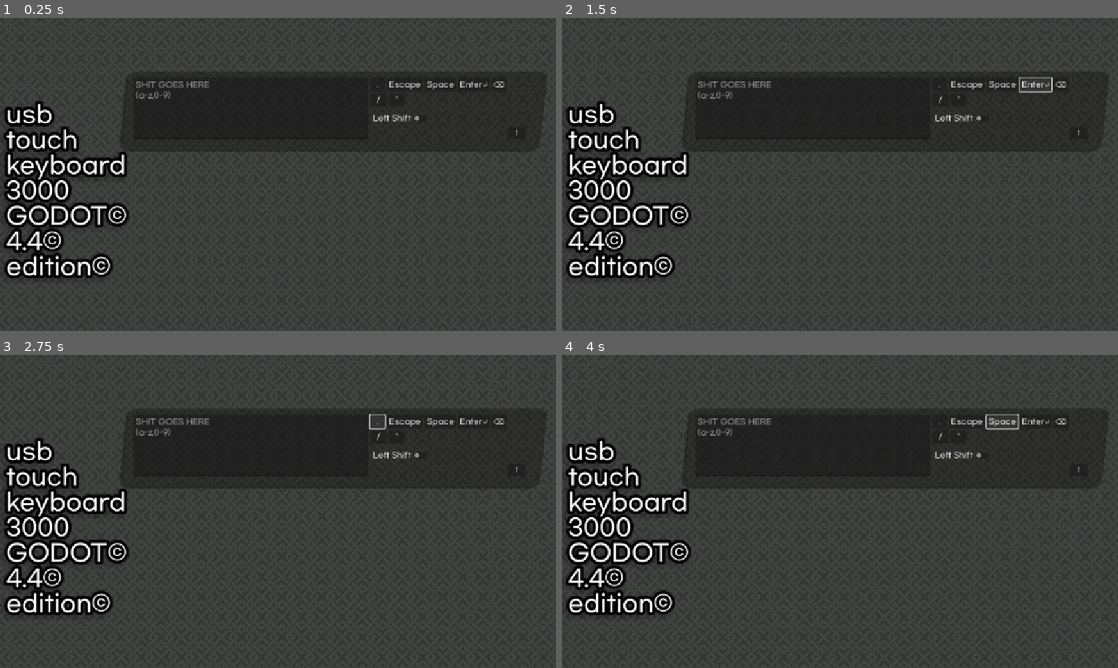
Above: before the commit, frames 1-4 (two rows, left to right).
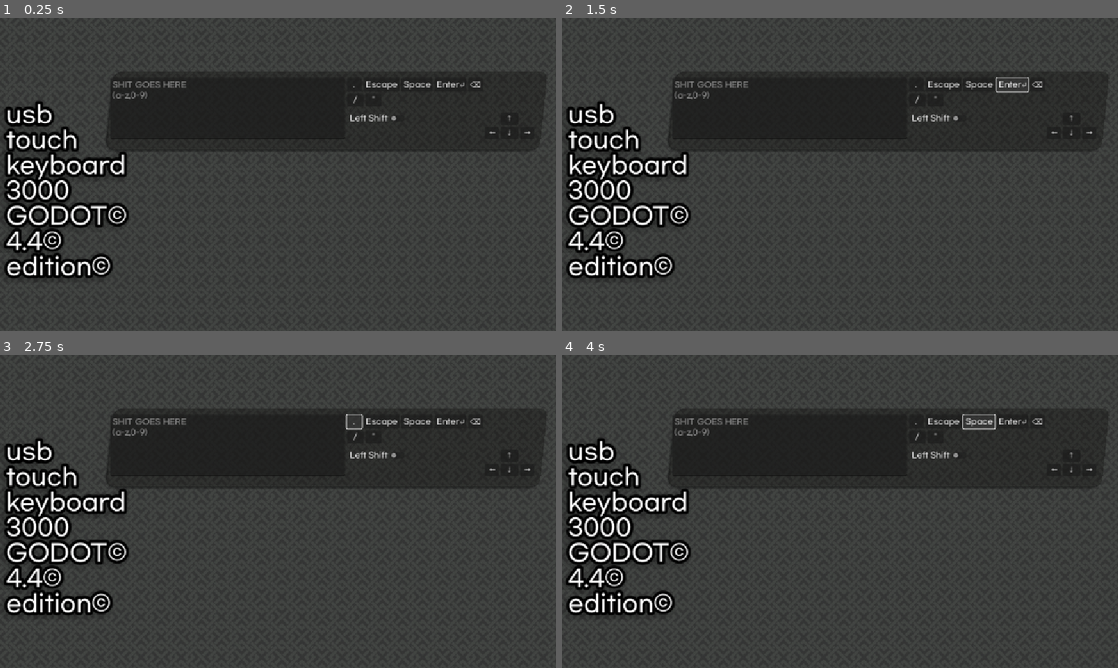
Above: after the commit, the same moments.

Repository: SanekGamer007/kb-test
Game: Godot game, scene res://control.tscn
Two runs of this game, one before a commit and one after it. Both use one fixed random seed, a clock stepped at 60 frames per second and the inputs below.
Inputs:
- Up to frame 1 (0.25 s): no input
- Up to frame 2 (1.5 s): click "Enter↵" at 0.5 s; click "Enter↵" at 1.25 s
- Up to frame 3 (2.75 s): click "." at 2 s
- Up to frame 4 (4 s): click "Escape" at 2.75 s; click "Space" at 3.5 s

The runs differ from the first frame. In frame 1, 1.1% of the frame differs, in the area x 19-96%, y 17-43%; in frame 2, 1.2%; in frame 3, 1.2%; in frame 4, 1.2%.

Commit message:
updated README.md

Diff:
--- a/control.tscn
+++ b/control.tscn
@@ -77,8 +77,10 @@
 anchor_top = 0.17
 anchor_right = 0.95
 anchor_bottom = 0.17
-offset_left = -807.0
-offset_bottom = 165.0
+offset_left = -837.4
+offset_top = -0.160004
+offset_right = -0.400024
+offset_bottom = 164.84
 grow_horizontal = 0
 theme_override_styles/panel = ExtResource("4_ee4bf")
 
@@ -189,7 +191,6 @@
 text = "  ↑  "
 
 [node name="leftdownright" type="BoxContainer" parent="Input/Special/Arrows"]
-visible = false
 layout_mode = 2
 size_flags_horizontal = 4
 size_flags_vertical = 0
Not shown, changed: README.md
